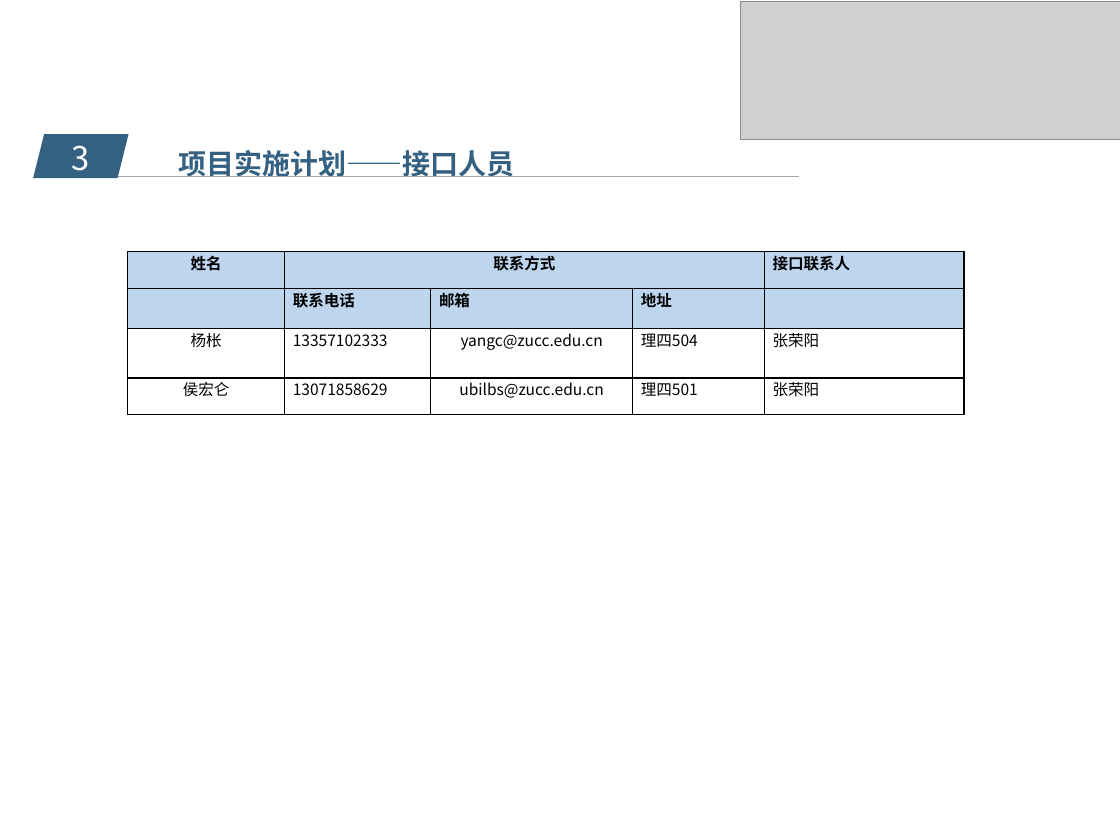
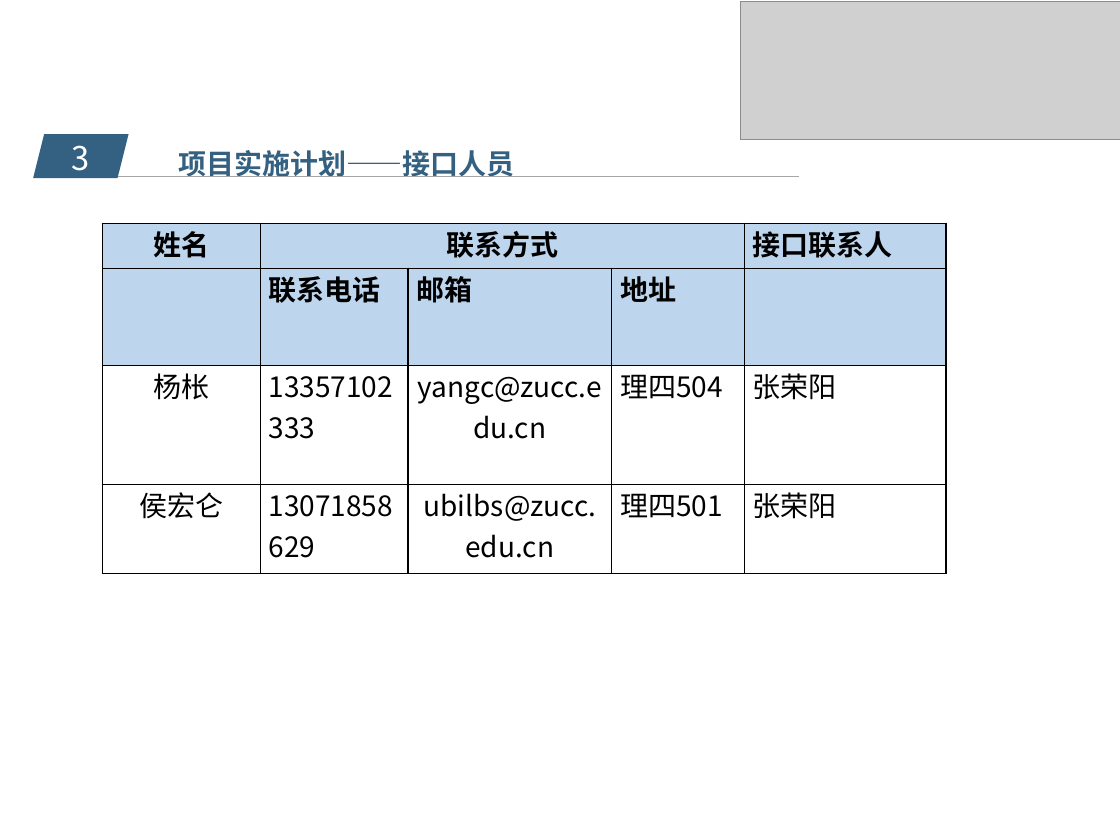
Before and after one commit to popopoi/PRD2018-G07, a slide deck: slide 7 of 受控文档/项目计划/PRD2018-G07- 需求工程项目计划PPT.pptx. Drawn at 1120x840 pixels with LibreOffice and Linux fonts; fonts in the diff are those of the drawing; grey boxes stand for pictures; background and template pictures are left out. Boxes give left, top, right and bottom in pixels: in the first picture for what was removed or moved away, otherwise in the second. Text is boxed around its words. In the diff, an @@ line names an element or a change of style, - is before the commit and + after.

```diff
--- a/受控文档/项目计划/PRD2018-G07- 需求工程项目计划PPT.pptx
+++ b/受控文档/项目计划/PRD2018-G07- 需求工程项目计划PPT.pptx
@@ table at (x1=102, y1=223, x2=946, y2=573) @@
@@ size 10 to 18 pt @@
@@ table resized from (x1=128, y1=252, x2=963, y2=416) to (x1=102, y1=223, x2=946, y2=573) @@
```
Also in this commit, not shown: 13 other slides changed, 2 slides added, 1 slide removed, 2 other files.
